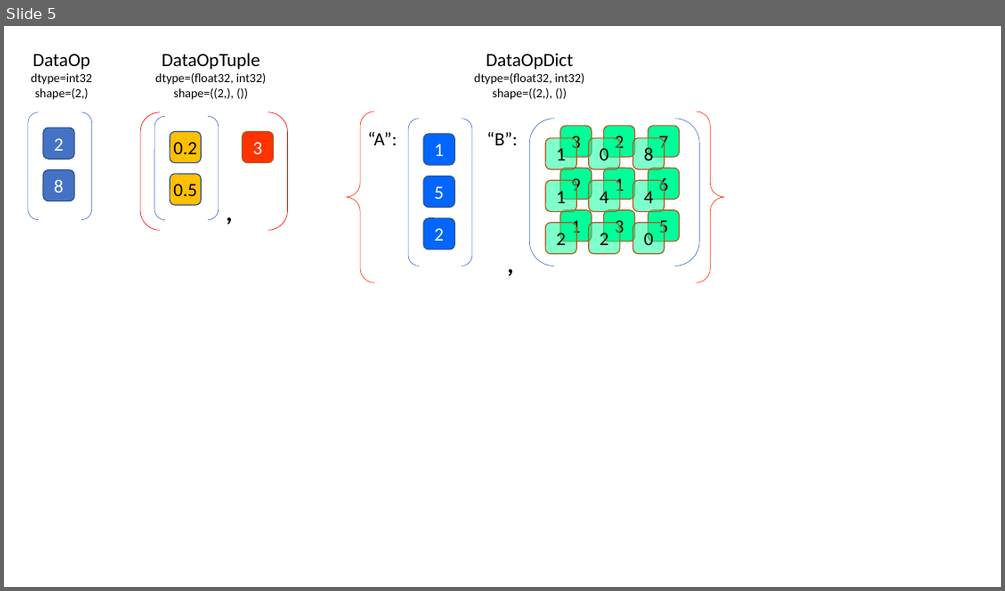
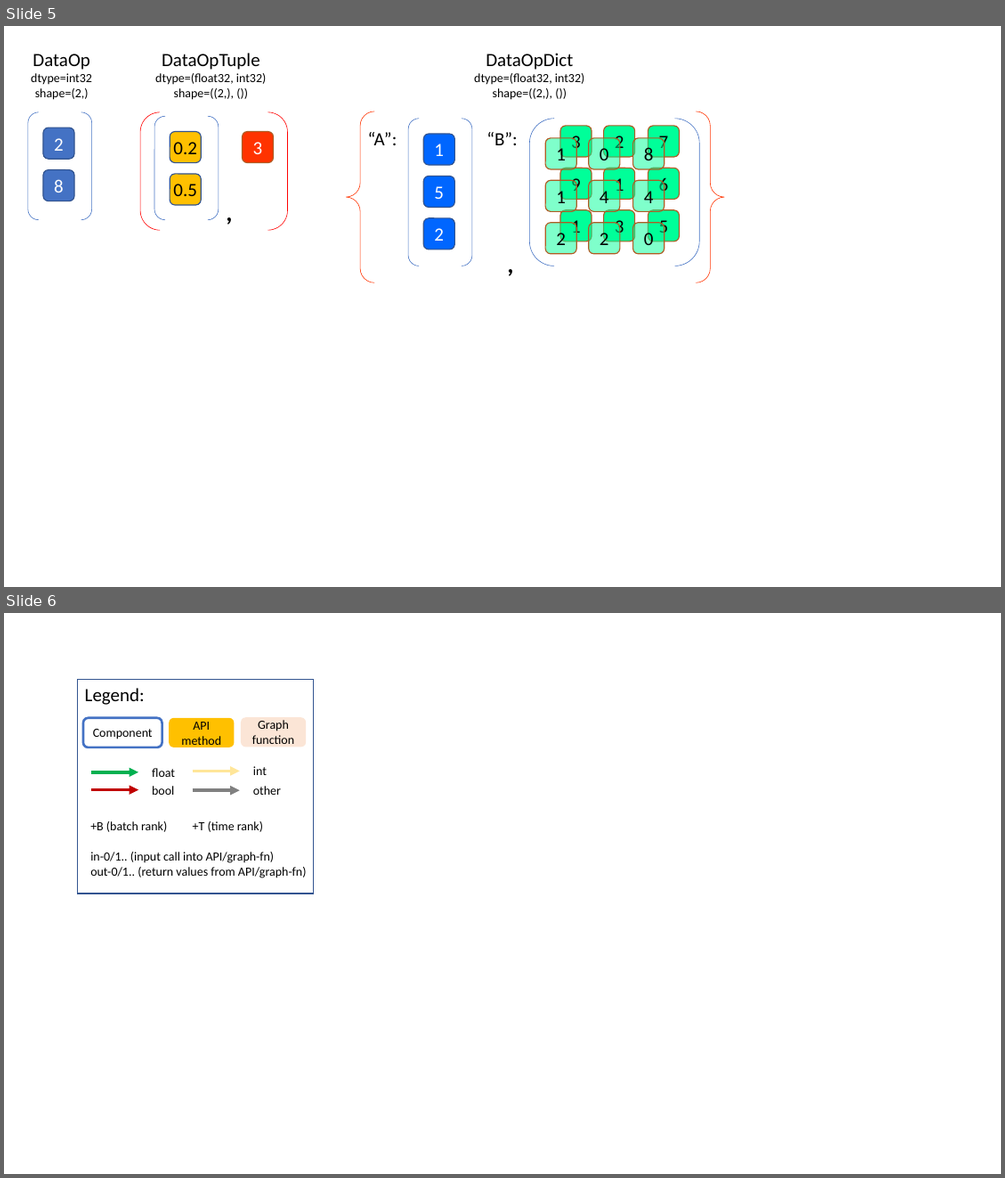
Before and after one commit to rlgraph/rlgraph, a slide deck: docs/images/image_ppt.pptx. Shown one above the other, each under a label of ours: slide 5 before the commit, slides 5 and 6 after it. The pictures are 1005x591 and 1005x1178 pixels, drawn with LibreOffice and Linux fonts; fonts in the diff are those of the drawing. Boxes give left, top, right and bottom in pixels: in the first picture for what was removed or moved away, otherwise in the second. Text is boxed around its words. In the diff, an @@ line names an element or a change of style, - is before the commit and + after.

Commit message:
- Update FAQs for upcoming release. - Rename graphviz setting in rlgraph config to `GRAPHVIZ_RENDER_BUILD_ERRORS`.

```diff
--- a/docs/images/image_ppt.pptx
+++ b/docs/images/image_ppt.pptx
@@ slide 6 added at [4, 613, 1001, 1174], background #FFFFFF @@
@@ group added at [77, 680, 314, 893]: 5 texts, 4 arrows, 3 rounded rectangles, 1 rectangle @@
+Legend:
+API method
+Graph function
+float
+int
+bool
++B (batch rank) +T (time rank)
+in-0/1.. (input call into API/graph-fn)
+out-0/1.. (return values from API/graph-fn)
+other
+Component
```
Also in this commit, not shown: 6 other files.
